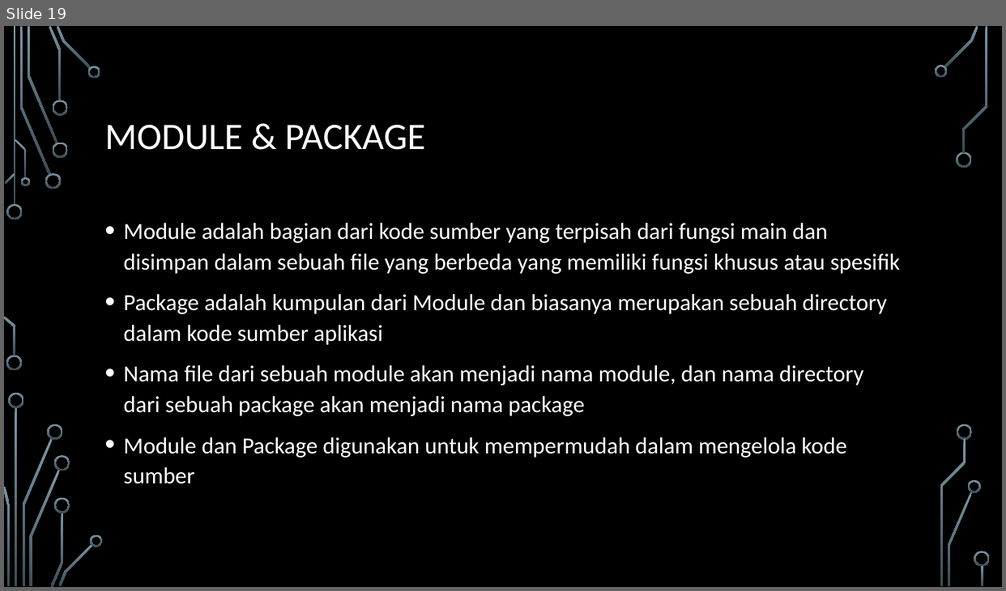
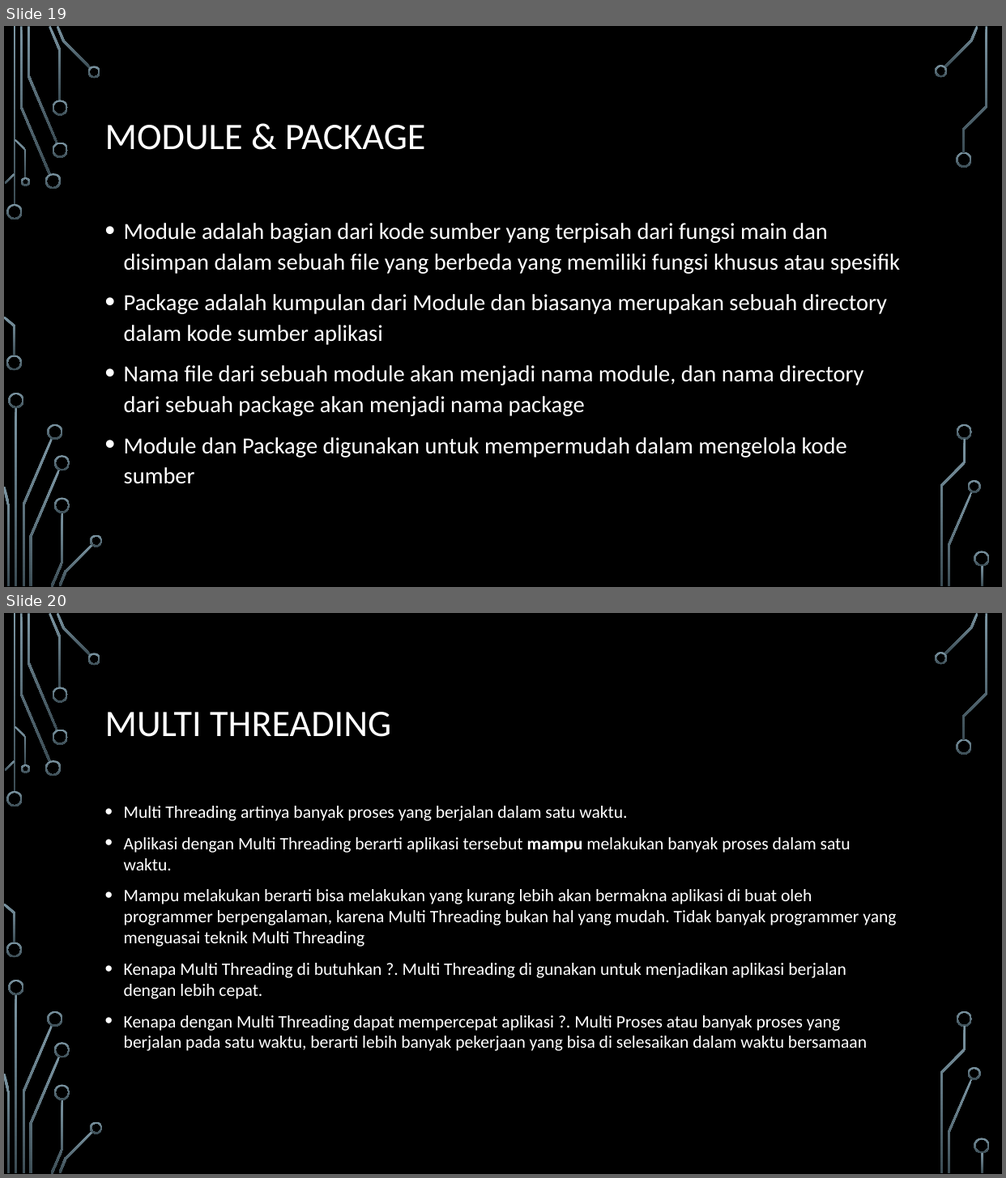
Before and after one commit to hendrawash/ClientServer1, a slide deck: CLIENT SERVER 1.pptx. Shown one above the other, each under a label of ours: slide 19 before the commit, slides 19 and 20 after it. The pictures are 1006x591 and 1006x1178 pixels, drawn with LibreOffice and Linux fonts; fonts in the diff are those of the drawing; background and template pictures are left out. Boxes give left, top, right and bottom in pixels: in the first picture for what was removed or moved away, otherwise in the second. Text is boxed around its words. In the diff, an @@ line names an element or a change of style, - is before the commit and + after.

Commit message:
Multi Thread

```diff
--- a/CLIENT SERVER 1.pptx
+++ b/CLIENT SERVER 1.pptx
@@ slide 20 added at [4, 613, 1002, 1174], background picture (left out); not listed: 36 template elements that a slide beside it also shows @@
@@ title added at [105, 712, 391, 737], 36 pt, text #FFFFFF @@
+MULTI THREADING
@@ text added at [124, 806, 896, 1051], 16.8 pt, text #FFFFFF @@
+• Multi Threading artinya banyak proses yang berjalan dalam satu waktu.
+• Aplikasi dengan Multi Threading berarti aplikasi tersebut mampu melakukan banyak proses dalam satu waktu.
+• Mampu melakukan berarti bisa melakukan yang kurang lebih akan bermakna aplikasi di buat oleh programmer berpengalaman, karena Multi Threading bukan hal yang mudah. Tidak banyak programmer yang menguasai teknik Multi Threading
+• Kenapa Multi Threading di butuhkan ?. Multi Threading di gunakan untuk menjadikan aplikasi berjalan dengan lebih cepat.
+• Kenapa dengan Multi Threading dapat mempercepat aplikasi ?. Multi Proses atau banyak proses yang berjalan pada satu waktu, berarti lebih banyak pekerjaan yang bisa di selesaikan dalam waktu bersamaan
```
Also in this commit, not shown: 2 other slides added, 2 other files.
